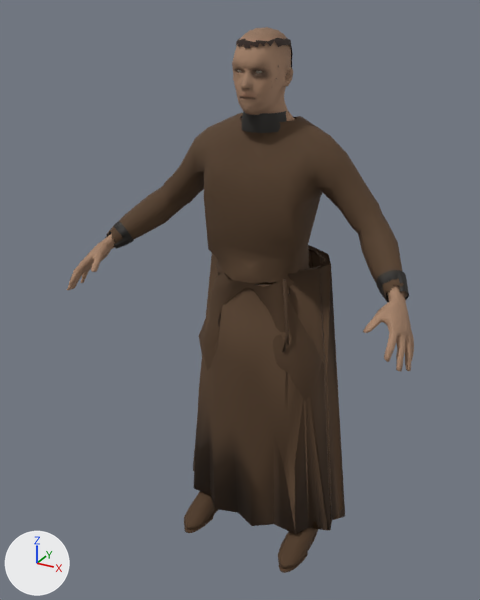
A saved change to the glTF model web/public/models/characters/friar-lod2.glb.
Camera for both pictures: a camera (50 mm lens) standing at (0.911, -1.848, 1.809) and looking at (-0.055, -0.091, 0.931). Arrows for +X, +Y and +Z are at lower left; the lights stay in place. The older version comes first. Vertices at exactly the same position are counted once.

The first picture shows 'Human_footwear_LOD2', 'Human_legwear_LOD2', 'Human_outfit_LOD2', 'Human_skin_LOD2'.
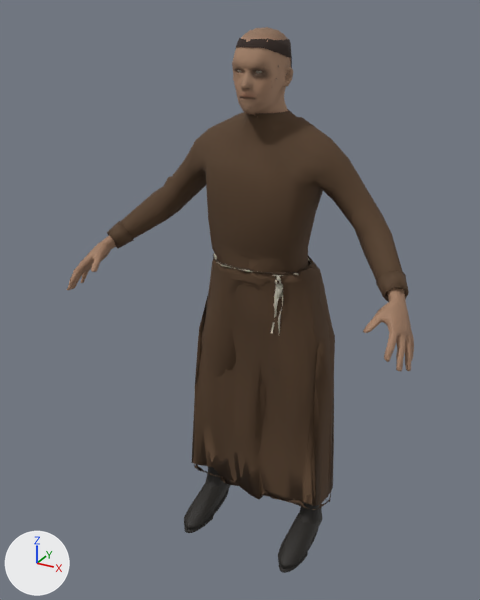
The newer file adds a shape key; the second version is drawn at full value of the shape key 'cloth_supine' of 'Human_outfit_LOD2', and the change is written as the vertex moves it makes.

What differs and where, as boxes (x1, y1, x2, y2) in the pictures (480 x 600 px):
'Human_outfit_LOD2', reshaped
    before: (106, 111, 409, 534)
    after: (107, 109, 409, 510)
part 1 of me_tailored_coat, rebuilt
    before: (106, 113, 408, 300)
    after: (120, 109, 408, 299)
part 2 of me_tailored_coat, rebuilt
    before: (376, 270, 409, 302)
    after: (376, 271, 409, 302)
part 3 of me_tailored_coat, rebuilt (14% shorter)
    before: (193, 245, 345, 534)
    after: (192, 257, 335, 506)
part 4 of me_tailored_coat, rebuilt
    before: (306, 249, 326, 270)
    after: (214, 254, 310, 276)
part 5 of me_tailored_coat, rebuilt
    before: (282, 279, 289, 352)
    after: (276, 281, 283, 334)
part 6 of me_tailored_coat, deleted
    before: (242, 111, 287, 133)
part 7 of me_tailored_coat, reshaped
    before: (106, 221, 134, 249)
    after: (107, 221, 134, 249)
part 8 of me_tailored_coat, added
    after: (213, 253, 312, 333)
part 9 of me_tailored_coat, added
    after: (194, 464, 331, 510)
part 10 of me_tailored_coat, added
    after: (376, 270, 406, 300)
part 11 of me_exposed_human_skin, rebuilt
    before: (236, 38, 293, 68)
    after: (236, 38, 292, 68)
'Human_legwear_LOD2', unchanged, covered by the edit
    before: (199, 266, 326, 402)
    after: (201, 278, 288, 383)

The edits, one by one:
me_tailored_coat is used by ob_human_outfit_lod2; location (0.0, 0.0, 0.0).
me_tailored_coat had 820 vertices, 1328 faces and spanned x -0.514..0.514, y -0.219..0.211, z 0.09..1.533.
me_tailored_coat now has 2150 vertices, 4191 faces and spans x -0.512..0.512, y -0.221..0.119, z 0.117..1.536.
me_tailored_coat part 1: the loose piece of 311 vertices spanning x -0.511..0.512, y -0.219..0.097, z 0.997..1.516 is rebuilt with 312 vertices and now spans x -0.509..0.512, y -0.217..0.096, z 0.999..1.536.
me_tailored_coat part 2: the loose piece of 95 vertices spanning x 0.419..0.514, y -0.213..-0.127, z 1.068..1.161 is rebuilt with 95 vertices and now spans x 0.42..0.512, y -0.219..-0.128, z 1.067..1.159.
me_tailored_coat part 3: the loose piece of 86 vertices spanning x -0.319..0.319, y -0.187..0.211, z 0.09..1.07 is rebuilt with 653 vertices and now spans x -0.272..0.272, y -0.162..0.119, z 0.118..1.074.
me_tailored_coat part 4: the loose piece of 37 vertices spanning x -0.188..0.184, y -0.133..0.157, z 1.055..1.065 is rebuilt with 37 vertices and now spans x -0.16..0.161, y -0.162..0.083, z 1.061..1.071.
me_tailored_coat part 5: the loose piece of 24 vertices spanning x 0.115..0.145, y -0.145..-0.125, z 0.809..1.051 is rebuilt with 99 vertices and now spans x 0.103..0.123, y -0.157..-0.128, z 0.821..1.051.
me_tailored_coat part 6: the loose piece of 144 vertices spanning x -0.068..0.068, y -0.114..0.042, z 1.48..1.533 is deleted.
me_tailored_coat part 7: 1 vertex moved within x -0.433, y -0.186, z 1.146; 95 vertices removed from x -0.514..-0.419, y -0.213..-0.127, z 1.066..1.161; 199 vertices added at x -0.512..-0.419, y -0.221..-0.127, z 1.067..1.16.
me_tailored_coat part 8: 187 vertices added at x -0.162..0.162, y -0.161..0.084, z 0.825..1.075.
me_tailored_coat part 9: 136 vertices added at x -0.273..0.272, y -0.114..0.032, z 0.117..0.215.
me_tailored_coat part 10: 105 vertices added at x 0.418..0.507, y -0.221..-0.127, z 1.073..1.16.
Other edits to the shape of me_tailored_coat do not show in these pictures.
me_exposed_human_skin is used by ob_human_skin_lod2; location (0.0, 0.0, 0.0).
me_exposed_human_skin had 1064 vertices, 2000 faces and spanned x -0.573..0.573, y -0.381..0.047, z 0.949..1.759.
me_exposed_human_skin now has 1333 vertices, 2383 faces and spans x -0.573..0.573, y -0.381..0.045, z 0.949..1.759.
me_exposed_human_skin part 11: the loose piece of 57 vertices spanning x -0.076..0.076, y -0.153..0.047, z 1.64..1.753 is rebuilt with 46 vertices and now spans x -0.075..0.075, y -0.151..0.045, z 1.638..1.751.
Other edits to the shape of me_exposed_human_skin do not show in these pictures.
